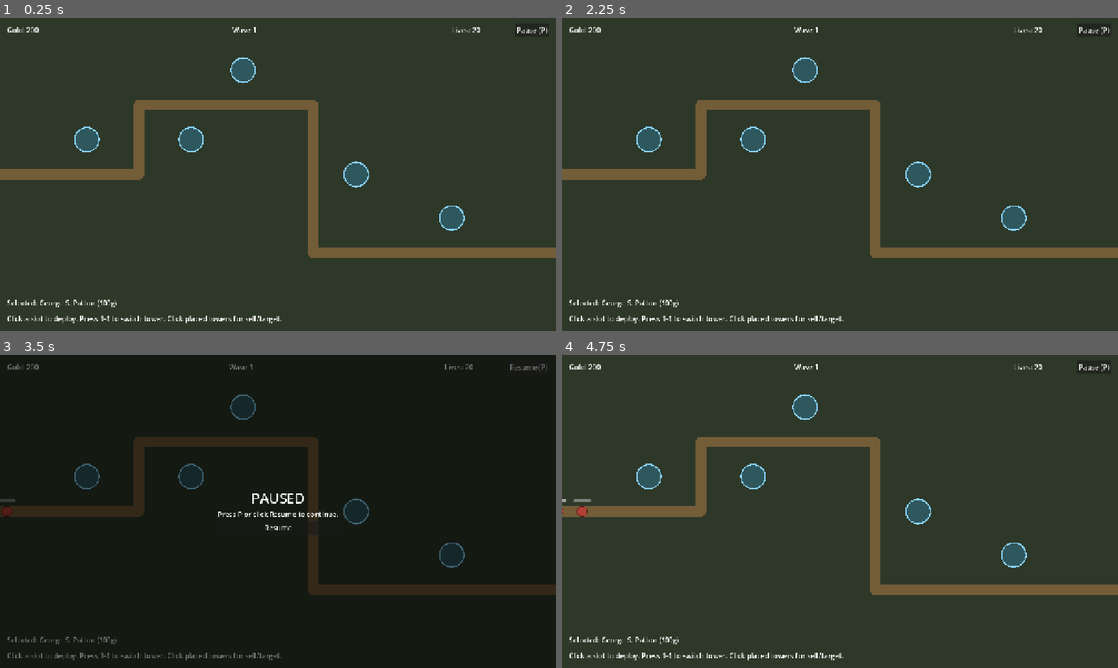
Above: before the commit, frames 1-4 (two rows, left to right).
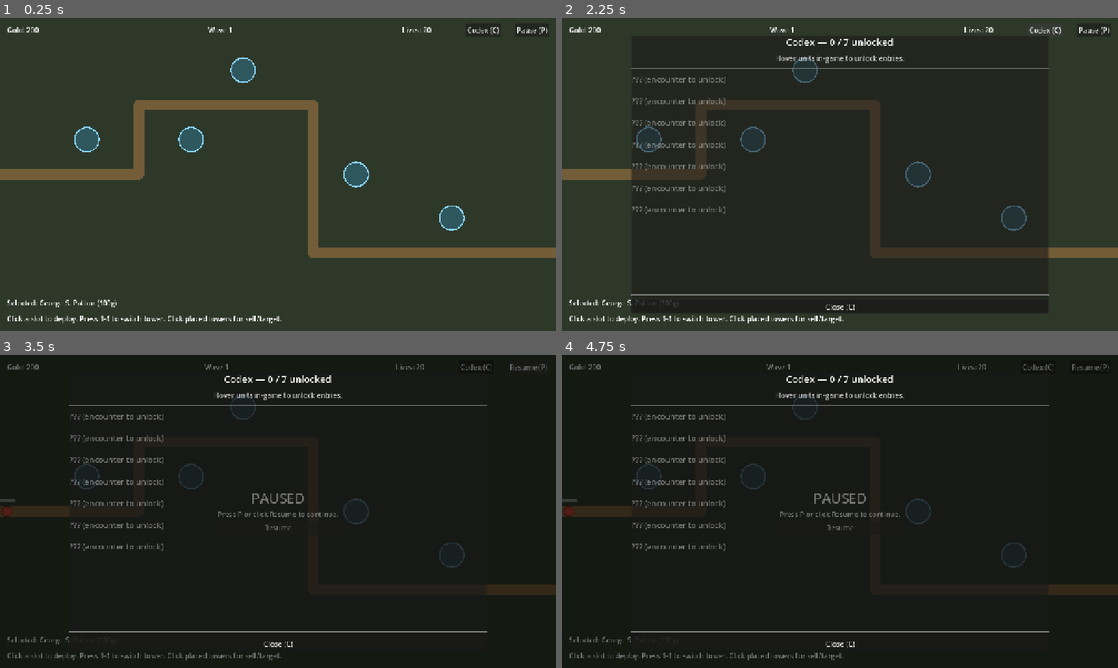
Above: after the commit, the same moments.

Repository: Josh-Buck/wwii-td
Game: Godot game, scene res://scenes/main/Main.tscn
Two runs of this game, one before a commit and one after it. Both use one fixed random seed, a clock stepped at 60 frames per second and the inputs below.
Inputs (mouse positions are in pixels of both pictures, inside the frame that each line leads up to):
- Up to frame 1 (0.25 s): no input
- Up to frame 2 (2.25 s): click (1045, 30) at 0.5 s, where only the run after the commit has a clickable "Codex (C)"; click (1045, 30) at 1.25 s, where only the run after the commit has a clickable "Codex (C)"; click (1045, 30) at 2 s, where only the run after the commit has a clickable "Codex (C)"
- Up to frame 3 (3.5 s): click "Pause (P)" at 2.75 s
- Up to frame 4 (4.75 s): click "Resume (P)" at 3.5 s; click "Resume" at 4.25 s

The runs differ from the first frame. In frame 1, 0.2% of the frame differs, in the area x 37-90%, y 2-6%; in frame 2, 10%; in frame 3, 2.7%; in frame 4, 99%, in the area x 0-100%, y 0-100%.

Commit message:
M2: codex UI panel with C hotkey, unlock on hover

Diff:
--- a/scenes/ui/HUD.gd
+++ b/scenes/ui/HUD.gd
@@ -25,9 +25,25 @@
 @onready var shop_bonds_container: VBoxContainer = $ShopPanel/VBox/BondsContainer
 @onready var shop_held_container: VBoxContainer = $ShopPanel/VBox/HeldContainer
 @onready var shop_next_btn: Button = $ShopPanel/VBox/NextWaveButton
+@onready var codex_btn: Button = $TopBar/CodexButton
+@onready var codex_panel: PanelContainer = $CodexPanel
+@onready var codex_title: Label = $CodexPanel/VBox/Title
+@onready var codex_list: VBoxContainer = $CodexPanel/VBox/Scroll/EntryList
+@onready var codex_close_btn: Button = $CodexPanel/VBox/CloseButton
+
+const _CODEX_ENTRY_PATHS: Array[String] = [
+	"res://data/codex/patton.tres",
+	"res://data/codex/eisenhower.tres",
+	"res://data/codex/churchill.tres",
+	"res://data/codex/anne_frank.tres",
+	"res://data/codex/wehrmacht_infantry.tres",
+	"res://data/codex/panzer_iii.tres",
+	"res://data/codex/stuka.tres",
+]
 
 var _selected_tower: Node = null
 var _shop_bonds: Array = []
+var _codex_entries: Array = []
 
 func _ready() -> void:
 	end_screen.visible = false
@@ -53,6 +69,14 @@
 	EventBus.shop_opened.connect(_on_shop_opened)
 	EventBus.gold_changed.connect(_on_gold_changed_for_shop)
 	EventBus.bond_matured.connect(_on_bond_matured_in_shop)
+	codex_panel.visible = false
+	codex_btn.pressed.connect(_toggle_codex)
+	codex_close_btn.pressed.connect(_toggle_codex)
+	EventBus.codex_entry_unlocked.connect(_on_codex_entry_unlocked)
+	for path in _CODEX_ENTRY_PATHS:
+		var entry: Resource = load(path)
+		if entry != null:
+			_codex_entries.append(entry)
 	gold_label.text = "Gold: %d" % GameState.gold
 	lives_label.text = "Lives: %d" % GameState.lives
 	wave_label.text = "Wave 1"
@@ -87,6 +111,8 @@
 func _on_tower_hovered(tower: Node) -> void:
 	if tower and tower.stats:
 		_show_tooltip_for_stats(tower.stats)
+		if tower.stats.codex_id != &"":
+			MetaProgress.mark_codex_seen(tower.stats.codex_id)
 
 func _on_tower_unhovered(_tower: Node) -> void:
 	tooltip.visible = false
@@ -94,6 +120,8 @@
 func _on_enemy_hovered(enemy: Node) -> void:
 	if enemy and enemy.stats:
 		_show_tooltip_for_stats(enemy.stats)
+		if enemy.stats.codex_id != &"":
+			MetaProgress.mark_codex_seen(enemy.stats.codex_id)
 
 func _on_enemy_unhovered(_enemy: Node) -> void:
 	tooltip.visible = false
@@ -132,9 +160,15 @@
 	info_panel.visible = false
 
 func _unhandled_input(event: InputEvent) -> void:
-	if event is InputEventKey and event.pressed and not event.echo and event.keycode == KEY_P:
-		toggle_pause()
-		get_viewport().set_input_as_handled()
+	if not (event is InputEventKey and event.pressed and not event.echo):
+		return
+	match event.keycode:
+		KEY_P:
+			toggle_pause()
+			get_viewport().set_input_as_handled()
+		KEY_C:
+			_toggle_codex()
+			get_viewport().set_input_as_handled()
 
 func toggle_pause() -> void:
 	var p := not get_tree().paused
@@ -210,6 +244,53 @@
 	if shop_panel.visible:
 		_refresh_held_bonds()
 
+func _toggle_codex() -> void:
+	codex_panel.visible = not codex_panel.visible
+	if codex_panel.visible:
+		_refresh_codex()
+
+func _refresh_codex() -> void:
+	var unlocked_count := 0
+	for entry in _codex_entries:
+		if entry.id in MetaProgress.codex_seen:
+			unlocked_count += 1
+	codex_title.text = "Codex — %d / %d unlocked" % [unlocked_count, _codex_entries.size()]
+	for c in codex_list.get_children():
+		c.queue_free()
+	for entry in _codex_entries:
+		var unlocked: bool = entry.id in MetaProgress.codex_seen
+		var entry_box := VBoxContainer.new()
+		entry_box.size_flags_horizontal = Control.SIZE_EXPAND_FILL
+		var title_label := Label.new()
+		title_label.add_theme_font_size_override("font_size", 18)
+		if unlocked:
+			title_label.text = entry.title
+		else:
+			title_label.text = "??? (encounter to unlock)"
+			title_label.modulate = Color(1, 1, 1, 0.4)
+		entry_box.add_child(title_label)
+		if unlocked:
+			var body_label := Label.new()
+			body_label.text = entry.body
+			body_label.autowrap_mode = TextServer.AUTOWRAP_WORD_SMART
+			body_label.custom_minimum_size = Vector2(700, 0)
+			entry_box.add_child(body_label)
+			if entry.sources != "":
+				var src_label := Label.new()
+				src_label.text = entry.sources
+				src_label.modulate = Color(0.7, 0.7, 0.7, 1)
+				src_label.autowrap_mode = TextServer.AUTOWRAP_WORD_SMART
+				src_label.custom_minimum_size = Vector2(700, 0)
+				entry_box.add_child(src_label)
+		var spacer := Control.new()
+		spacer.custom_minimum_size = Vector2(0, 16)
+		entry_box.add_child(spacer)
+		codex_list.add_child(entry_box)
+
+func _on_codex_entry_unlocked(_entry_id: StringName) -> void:
+	if codex_panel.visible:
+		_refresh_codex()
+
 func show_end_screen(victory: bool) -> void:
 	end_label.text = "VICTORY" if victory else "DEFEAT"
 	end_screen.visible = true
--- a/scenes/ui/HUD.tscn
+++ b/scenes/ui/HUD.tscn
@@ -37,6 +37,9 @@
 [node name="Spacer3" type="Control" parent="TopBar"]
 mouse_filter = 2
 custom_minimum_size = Vector2(16, 0)
+
+[node name="CodexButton" type="Button" parent="TopBar"]
+text = "Codex (C)"
 
 [node name="PauseButton" type="Button" parent="TopBar"]
 text = "Pause (P)"
@@ -175,6 +178,41 @@
 
 [node name="NextWaveButton" type="Button" parent="ShopPanel/VBox"]
 text = "Next Wave"
+
+[node name="CodexPanel" type="PanelContainer" parent="."]
+visible = false
+mouse_filter = 0
+offset_left = 160.0
+offset_top = 40.0
+offset_right = 1120.0
+offset_bottom = 680.0
+
+[node name="VBox" type="VBoxContainer" parent="CodexPanel"]
+theme_override_constants/separation = 10
+
+[node name="Title" type="Label" parent="CodexPanel/VBox"]
+text = "Codex"
+horizontal_alignment = 1
+theme_override_font_sizes/font_size = 22
+
+[node name="Hint" type="Label" parent="CodexPanel/VBox"]
+text = "Hover units in-game to unlock entries."
+horizontal_alignment = 1
+modulate = Color(1, 1, 1, 0.7)
+
+[node name="HSep" type="HSeparator" parent="CodexPanel/VBox"]
+
+[node name="Scroll" type="ScrollContainer" parent="CodexPanel/VBox"]
+custom_minimum_size = Vector2(0, 480)
+size_flags_vertical = 3
+
+[node name="EntryList" type="VBoxContainer" parent="CodexPanel/VBox/Scroll"]
+size_flags_horizontal = 3
+
+[node name="HSep2" type="HSeparator" parent="CodexPanel/VBox"]
+
+[node name="CloseButton" type="Button" parent="CodexPanel/VBox"]
+text = "Close (C)"
 
 [node name="EndScreen" type="Control" parent="."]
 visible = false
